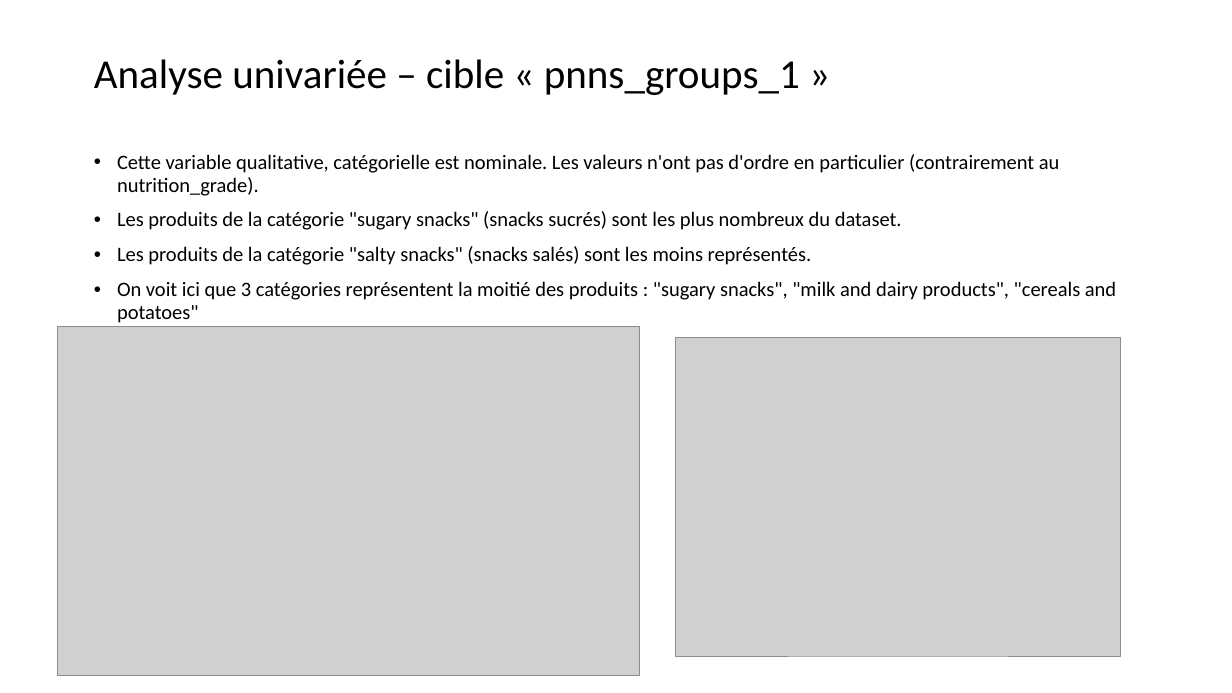
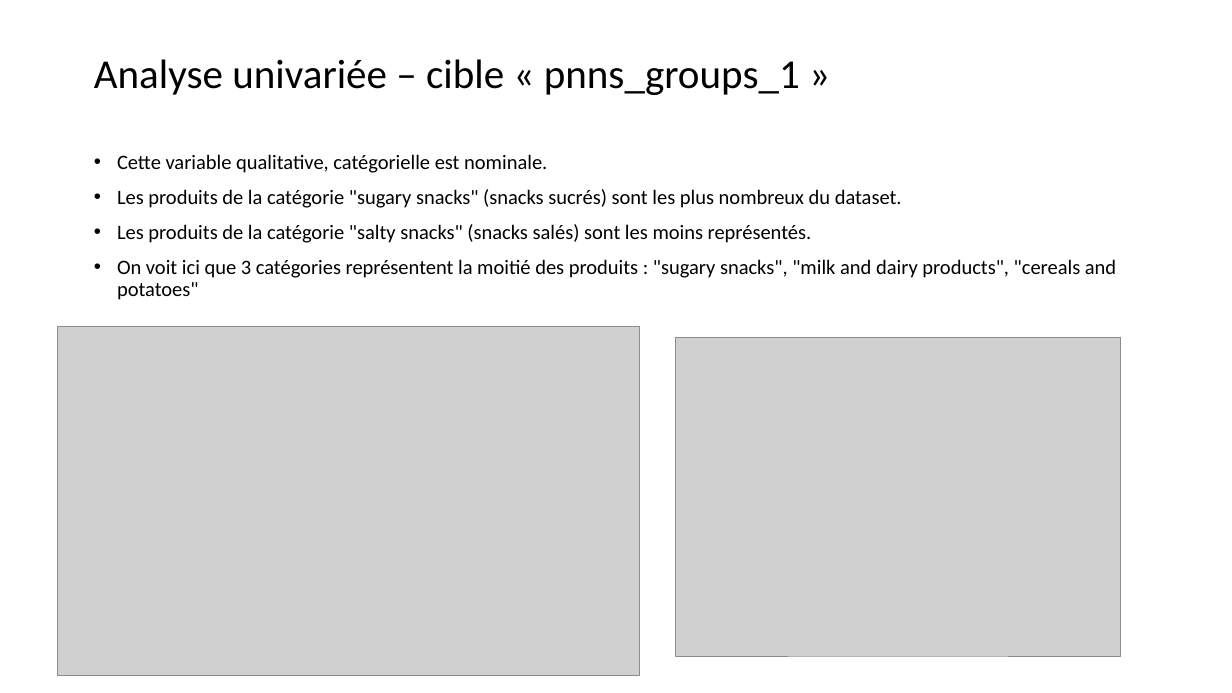
Before and after one commit to ludovic-source/Data_scientist_formation, a slide deck: slide 6 of projet_3/Chimier_Ludovic_1_presentation_092024.pptx. Drawn at 1232x693 pixels with LibreOffice and Linux fonts; fonts in the diff are those of the drawing; grey boxes stand for pictures. Boxes give left, top, right and bottom in pixels: in the first picture for what was removed or moved away, otherwise in the second. Text is boxed around its words. In the diff, an @@ line names an element or a change of style, - is before the commit and + after.

```diff
--- a/projet_3/Chimier_Ludovic_1_presentation_092024.pptx
+++ b/projet_3/Chimier_Ludovic_1_presentation_092024.pptx
@@ text at (117,154,547,173): text changed @@
-• Cette variable qualitative, catégorielle est nominale. Les valeurs n'ont pas d'ordre en particulier (contrairement au nutrition_grade).
+• Cette variable qualitative, catégorielle est nominale.
```
Also in this commit, not shown: 9 other slides changed.
